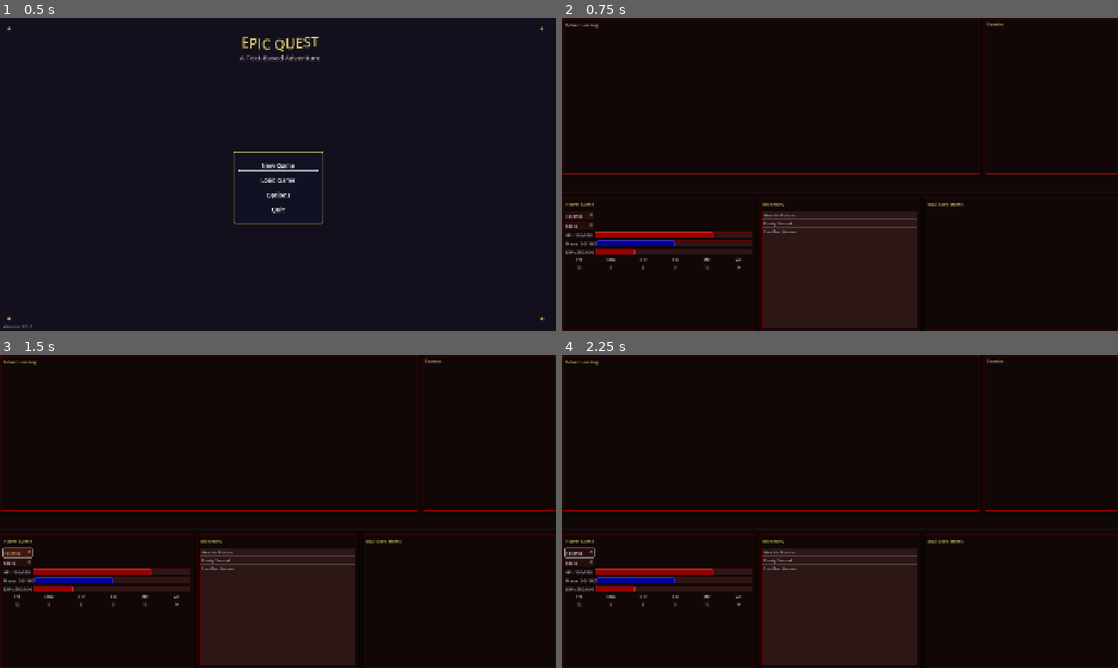
Above: before the commit, frames 1-4 (two rows, left to right).
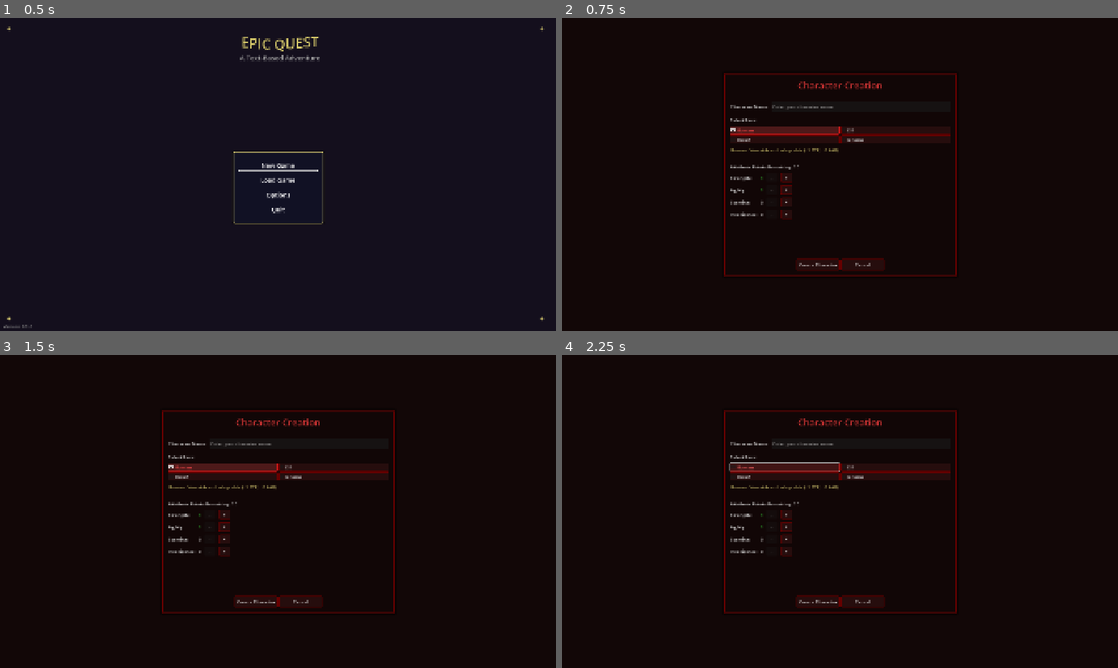
Above: after the commit, the same moments.

Repository: RovxBot/special-adventures
Game: Godot game, scene res://scenes/MainMenu.tscn
Same seed, same stepped clock (60 frames per second), same inputs: the game is played once before the commit and once after it.
Inputs (mouse positions are in pixels of both pictures, inside the frame that each line leads up to):
- Up to frame 1 (0.5 s): no input
- Up to frame 2 (0.75 s): click "New Game" at 0.5 s
- Up to frame 3 (1.5 s): click (16, 552) at 1.25 s, where only the run before the commit has a clickable "Talents"
- Up to frame 4 (2.25 s): click (784, 467) at 2 s, where only the run after the commit has a clickable "Human"

Frame 1 is identical in both runs. In frame 2, 15% of the frame differs, in the area x 0-100%, y 0-100%; in frame 3, 15%; in frame 4, 15%.
Error before the commit: Parse Error: Unexpected "/" in class body. (res://scripts/game.gd:681)

Commit message:
Inventory scroll, Removed level up health, fixed multi json loading

Diff:
--- a/Godot/special-adventures/scenes/HUD.tscn
+++ b/Godot/special-adventures/scenes/HUD.tscn
@@ -507,14 +507,20 @@
 [node name="HSeparator" type="HSeparator" parent="MainLayout/BottomSection/InventorySection/MarginContainer/VBoxContainer"]
 layout_mode = 2
 
-[node name="InventoryList" type="ItemList" parent="MainLayout/BottomSection/InventorySection/MarginContainer/VBoxContainer"]
-layout_mode = 2
+[node name="InventoryScrollContainer" type="ScrollContainer" parent="MainLayout/BottomSection/InventorySection/MarginContainer/VBoxContainer"]
+layout_mode = 2
+size_flags_vertical = 3
+horizontal_scroll_mode = 0
+
+[node name="InventoryList" type="ItemList" parent="MainLayout/BottomSection/InventorySection/MarginContainer/VBoxContainer/InventoryScrollContainer"]
+layout_mode = 2
+size_flags_horizontal = 3
 size_flags_vertical = 3
 theme_override_colors/font_selected_color = Color(0.776471, 0.729412, 0.407843, 1)
 theme_override_colors/font_hovered_color = Color(0.776471, 0.729412, 0.407843, 0.784314)
 theme_override_styles/panel = SubResource("StyleBoxFlat_r5j7a")
 allow_search = false
-auto_height = true
+auto_height = false
 item_count = 3
 item_0/text = "Health Potion"
 item_1/text = "Rusty Sword"
--- a/Godot/special-adventures/scripts/HUD.gd
+++ b/Godot/special-adventures/scripts/HUD.gd
@@ -7,7 +7,7 @@
 @onready var player_mana = get_node_or_null("MainLayout/BottomSection/PlayerStatsSection/PlayerStatusPanel/MarginContainer/PlayerStats/HBoxContainer2/ManaBar")
 @onready var player_xp = get_node_or_null("MainLayout/BottomSection/PlayerStatsSection/PlayerStatusPanel/MarginContainer/PlayerStats/HBoxContainer3/XPBar")
 @onready var player_name_label = get_node_or_null("MainLayout/BottomSection/PlayerStatsSection/PlayerStatusPanel/MarginContainer/PlayerStats/Player")
-@onready var inventory_list = get_node_or_null("MainLayout/BottomSection/InventorySection/MarginContainer/VBoxContainer/InventoryList")
+@onready var inventory_list = get_node_or_null("MainLayout/BottomSection/InventorySection/MarginContainer/VBoxContainer/InventoryScrollContainer/InventoryList")
 @onready var stats_values = get_node_or_null("MainLayout/BottomSection/RightSection/StatsPanel/Panel/MarginContainer/VBoxContainer")
 @onready var item_dialog = get_node_or_null("ItemDialog")
 @onready var equipped_container = get_node_or_null("MainLayout/BottomSection/RightSection/EquippedPanel/Panel/MarginContainer/VBoxContainer/ScrollContainer/Equipped")
--- a/Godot/special-adventures/scripts/game.gd
+++ b/Godot/special-adventures/scripts/game.gd
@@ -678,7 +678,7 @@
 	if player:
 		hud.open_stats_window(player)
 
-// Use rich text tags for colored text in game label
+# Use rich text tags for colored text in game label
 func update_game_text(text, text_type = "normal"):
 	var colored_text = ""
 
--- a/Godot/special-adventures/scripts/item_database.gd
+++ b/Godot/special-adventures/scripts/item_database.gd
@@ -10,12 +10,48 @@
 func _init():
 	load_database()
 
-# Load the database from JSON file
+# Load the database from JSON files
 func load_database():
-	var file = FileAccess.open("res://data/items.json", FileAccess.READ)
+	# Initialize the category dictionaries
+	_items_by_type = {}
+	_items_by_level = {}
+	_items_by_slot = {}
+	_items_by_rarity = {}  # Initialize rarity dictionary
+
+	var items_loaded = 0
+	var dir_path = "res://data/items/"
+
+	# Check if the items directory exists
+	var dir = DirAccess.open("res://data/")
+	if dir and dir.dir_exists("items"):
+		# Open the items directory
+		var items_dir = DirAccess.open(dir_path)
+		if items_dir:
+			# Process each JSON file in the directory
+			items_dir.list_dir_begin()
+			var file_name = items_dir.get_next()
+
+			while file_name != "":
+				if not items_dir.current_is_dir() and file_name.ends_with(".json"):
+					var json_path = dir_path + file_name
+					print("Loading items from: " + json_path)
+					items_loaded += process_json_file(json_path)
+				file_name = items_dir.get_next()
+
+			items_dir.list_dir_end()
+
+	# Try loading the combined items file for backward compatibility
+	if items_loaded == 0:
+		items_loaded = process_json_file("res://data/items.json")
+
+	print("Loaded " + str(items_loaded) + " items into database from " + str(_items.size()) + " unique items")
+
+# Process a single JSON file and add its items to the database
+func process_json_file(file_path: String) -> int:
+	var file = FileAccess.open(file_path, FileAccess.READ)
 	if not file:
-		print("Failed to open items database file")
-		return
+		print("Failed to open items file: " + file_path)
+		return 0
 
 	var json_text = file.get_as_text()
 	file.close()
@@ -23,19 +59,15 @@
 	var json = JSON.new()
 	var error = json.parse(json_text)
 	if error != OK:
-		print("JSON Parse Error: ", json.get_error_message(), " at line ", json.get_error_line())
-		return
+		print("JSON Parse Error in " + file_path + ": " + json.get_error_message() + " at line " + str(json.get_error_line()))
+		return 0
 
 	var item_data = json.data
 	if typeof(item_data) != TYPE_ARRAY:
-		print("Unexpected data format in items.json")
-		return
+		print("Unexpected data format in " + file_path + ": not an array")
+		return 0
 
-	# Initialize the category dictionaries
-	_items_by_type = {}
-	_items_by_level = {}
-	_items_by_slot = {}
-	_items_by_rarity = {}  # Initialize rarity dictionary
+	var items_processed = 0
 
 	# Process each item in the array
 	for item_entry in item_data:
@@ -53,8 +85,14 @@
 
 		var item = Item.new(name, type, slot, stats, desc, level_req, rarity)  # Add rarity parameter
 
+		 # Skip if we already have this item (in case of duplicates across files)
+		if _items.has(id):
+			print("Warning: Duplicate item ID found: " + id)
+			continue
+
 		# Store by ID
 		_items[id] = item
+		items_processed += 1
 
 		# Store by type
 		if not _items_by_type.has(type):
@@ -77,7 +115,7 @@
 			_items_by_rarity[rarity] = []
 		_items_by_rarity[rarity].append(item)
 
-	print("Loaded ", _items.size(), " items into database")
+	return items_processed
 
 # Get item by ID
 func get_item(id: String) -> Item:
--- a/Godot/special-adventures/scripts/player.gd
+++ b/Godot/special-adventures/scripts/player.gd
@@ -364,9 +364,9 @@
 	xp -= max_xp
 	max_xp = int(max_xp * 1.5)  # Increase XP required for next level
 
-	# Increase base stats
-	strength += 1
-	stamina += 1
+	# Remove automatic stat increases
+	# strength += 1  <- Remove this line
+	# stamina += 1   <- Remove this line
 
 	# Grant talent and stat points
 	talent_points += 1
